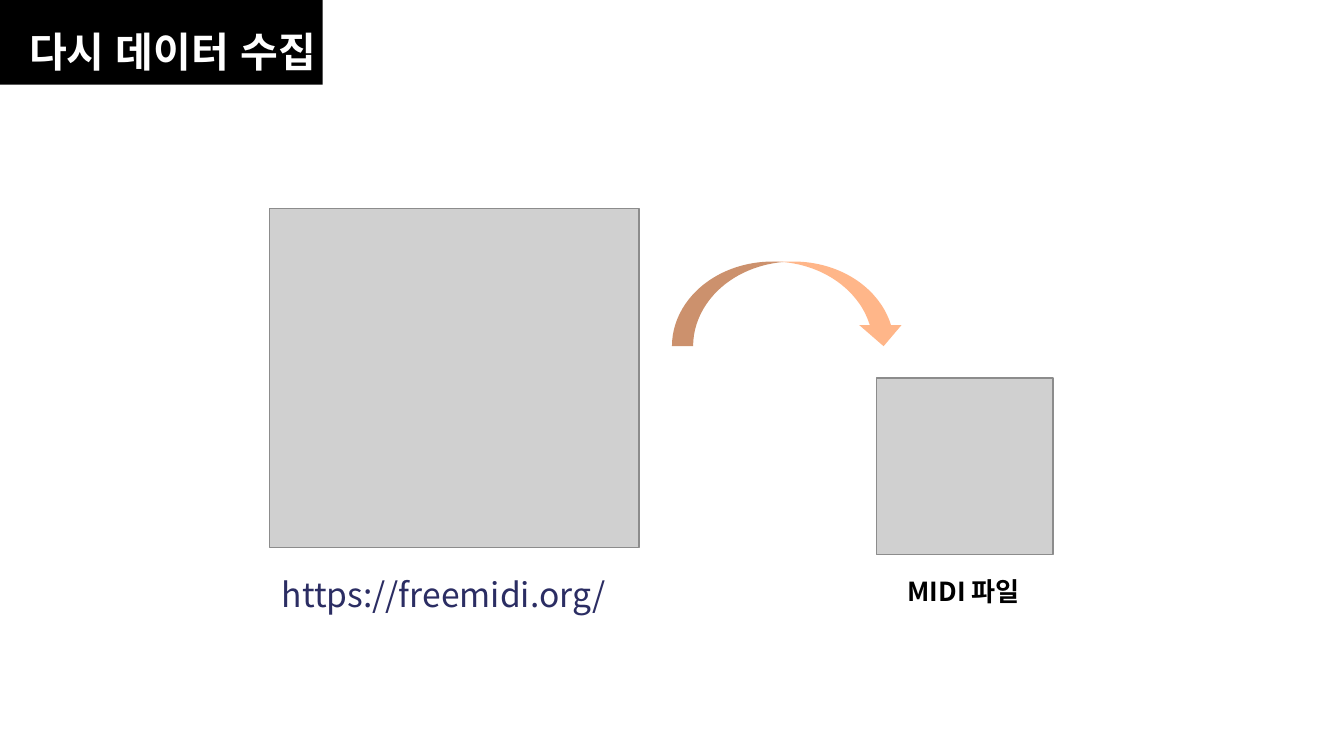
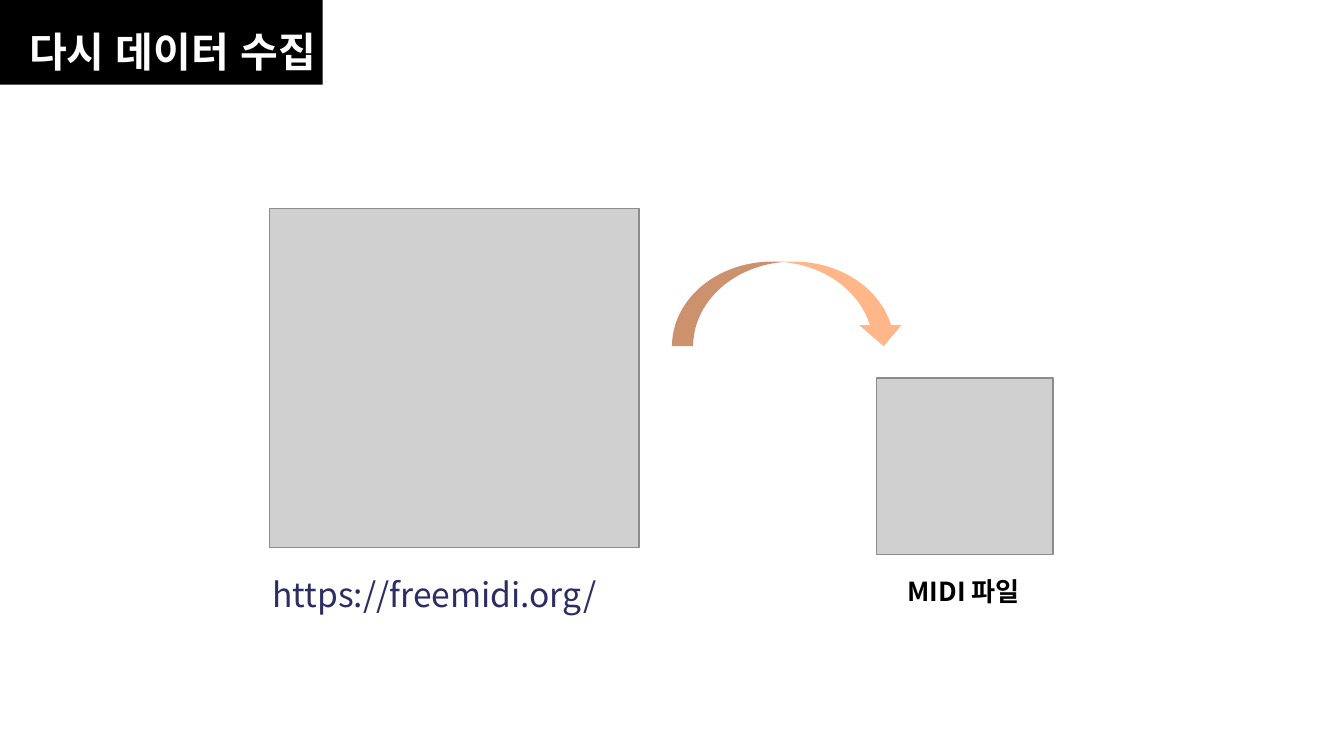
Before and after one commit to audwnd951/it_project2, a slide deck: slide 17 of MJ/최종 딥러닝 작곡.pptx (slide 19 before the commit). Drawn at 1344x756 pixels with LibreOffice and Linux fonts; fonts in the diff are those of the drawing; grey boxes stand for pictures. Boxes give left, top, right and bottom in pixels: in the first picture for what was removed or moved away, otherwise in the second. Text is boxed around its words. In the diff, an @@ line names an element or a change of style, - is before the commit and + after.

```diff
--- a/MJ/최종 딥러닝 작곡.pptx
+++ b/MJ/최종 딥러닝 작곡.pptx
@@ text "https://freemidi.org/": place and size @@
-text "https://freemidi.org/" at <box>282,580,606,616</box>
+text "https://freemidi.org/" at <box>272,580,596,616</box>
```
Also in this commit, not shown: 9 other slides changed, 2 slides removed.
